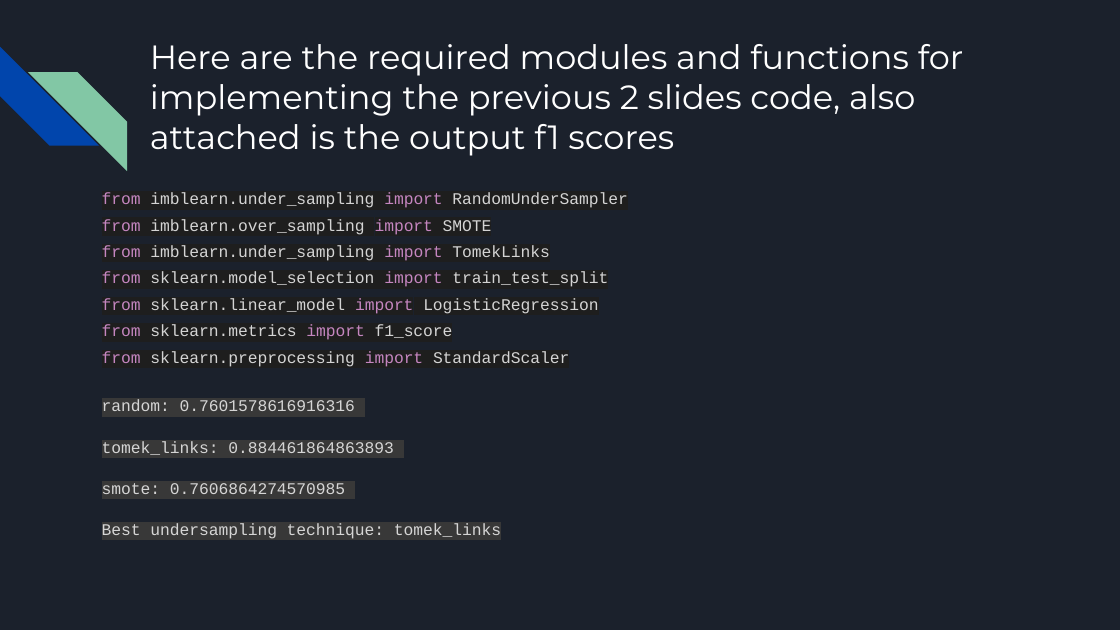
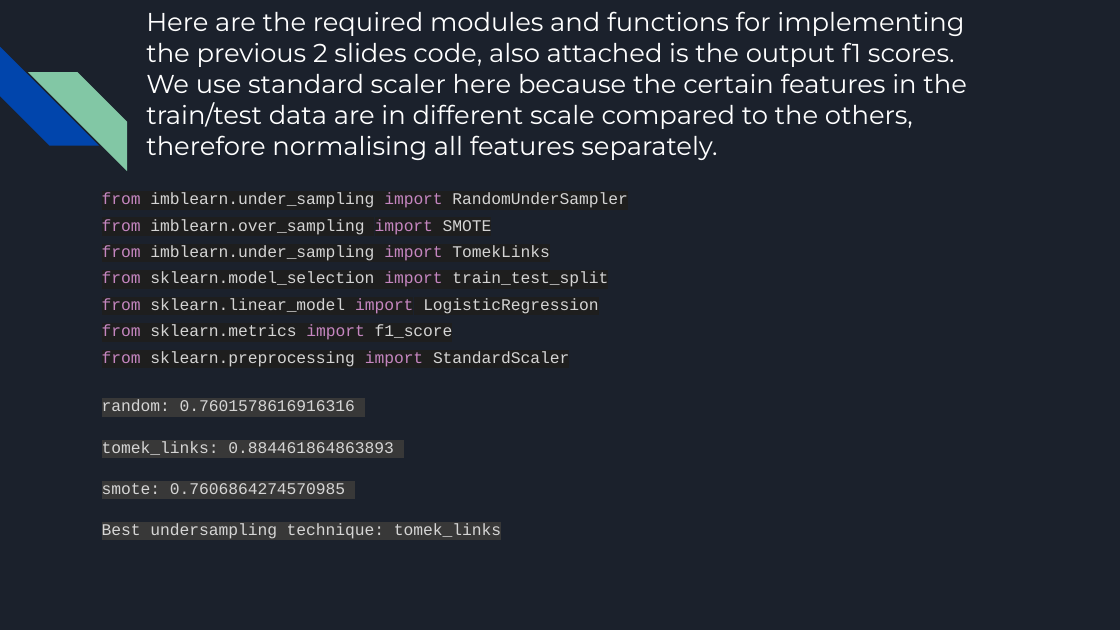
Before and after one commit to TheRocker1212/Hackathon_KH, a slide deck: slide 20 of Loan Repayment Assessment in Banking.pptx. Drawn at 1120x630 pixels with LibreOffice and Linux fonts; fonts in the diff are those of the drawing. Boxes give left, top, right and bottom in pixels: in the first picture for what was removed or moved away, otherwise in the second. Text is boxed around its words. In the diff, an @@ line names an element or a change of style, - is before the commit and + after.

```diff
--- a/Loan Repayment Assessment in Banking.pptx
+++ b/Loan Repayment Assessment in Banking.pptx
@@ title at <box>146,11,967,160</box>: text changed; size 21.6 to 16.6 pt @@
-Here are the required modules and functions for implementing the previous 2 slides code, also attached is the output f1 scores
+Here are the required modules and functions for implementing the previous 2 slides code, also attached is the output f1 scores. We use standard scaler here because the certain features in the train/test data are in different scale compared to the others, therefore normalising all features separately.
```
Also in this commit, not shown: 9 slides added, 3 slides removed.
